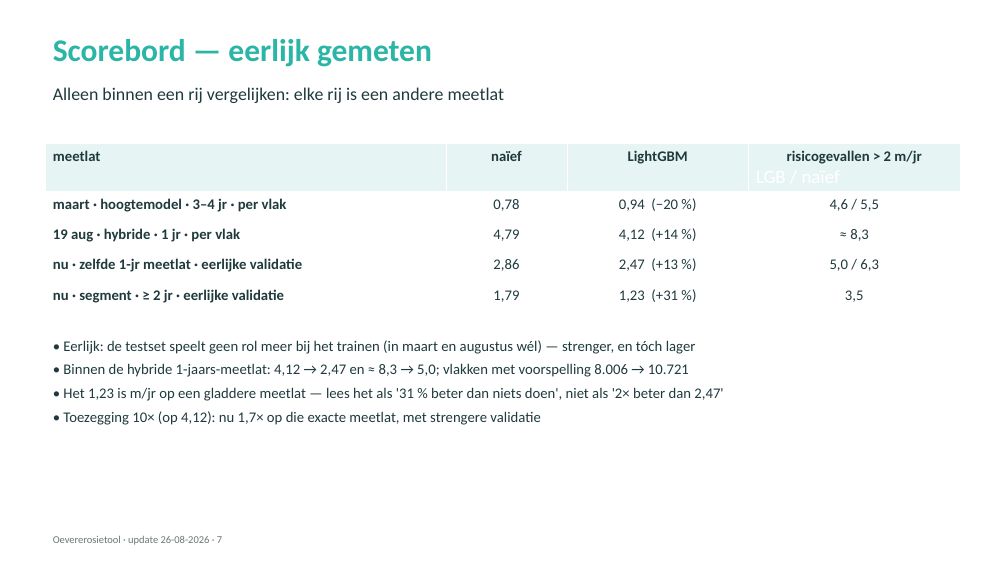
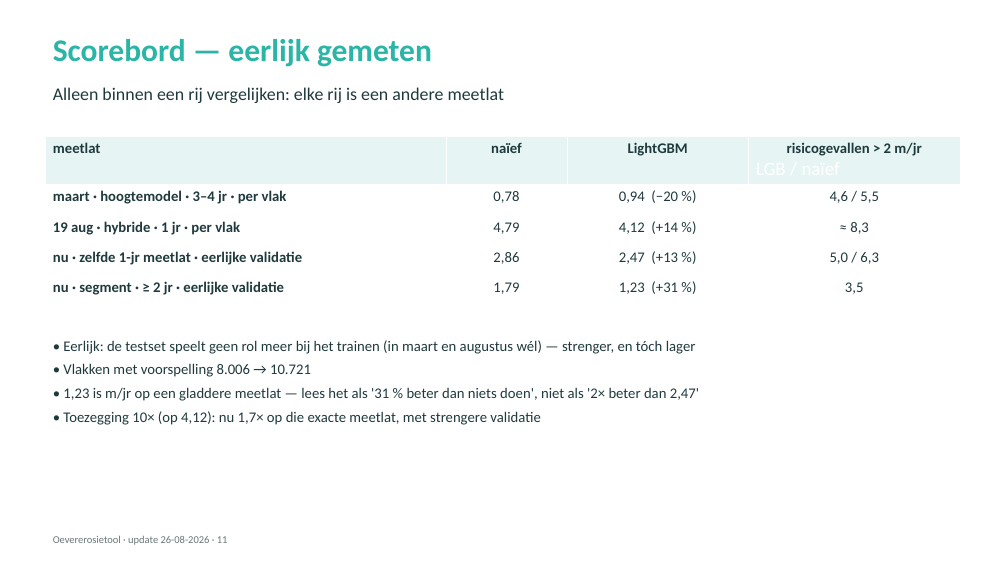
Before and after one commit to HAL24K/wocu-oevererosie, a slide deck: slide 11 of docs/presentations/20260826_update.pptx (slide 7 before the commit). Drawn at 1008x567 pixels with LibreOffice and Linux fonts; fonts in the diff are those of the drawing. Boxes give left, top, right and bottom in pixels: in the first picture for what was removed or moved away, otherwise in the second. Text is boxed around its words. In the diff, an @@ line names an element or a change of style, - is before the commit and + after.

```diff
--- a/docs/presentations/20260826_update.pptx
+++ b/docs/presentations/20260826_update.pptx
@@ table: place and size @@
-table at <box>45,144,960,405</box>
+table at <box>45,136,960,405</box>
@@ text at <box>63,363,699,401</box>: text changed @@
-• Binnen de hybride 1-jaars-meetlat: 4,12 → 2,47 en ≈ 8,3 → 5,0; vlakken met voorspelling 8.006 → 10.721
-• Het 1,23 is m/jr op een gladdere meetlat — lees het als '31 % beter dan niets doen', niet als '2× beter dan 2,47'
+• Vlakken met voorspelling 8.006 → 10.721
+• 1,23 is m/jr op een gladdere meetlat — lees het als '31 % beter dan niets doen', niet als '2× beter dan 2,47'
@@ text at <box>53,536,228,545</box>: text changed @@
-Oevererosietool · update 26-08-2026 · 7
+Oevererosietool · update 26-08-2026 · 11
```
Also in this commit, not shown: 7 other slides changed, 4 slides added, 4 slides removed, 17 other files.
